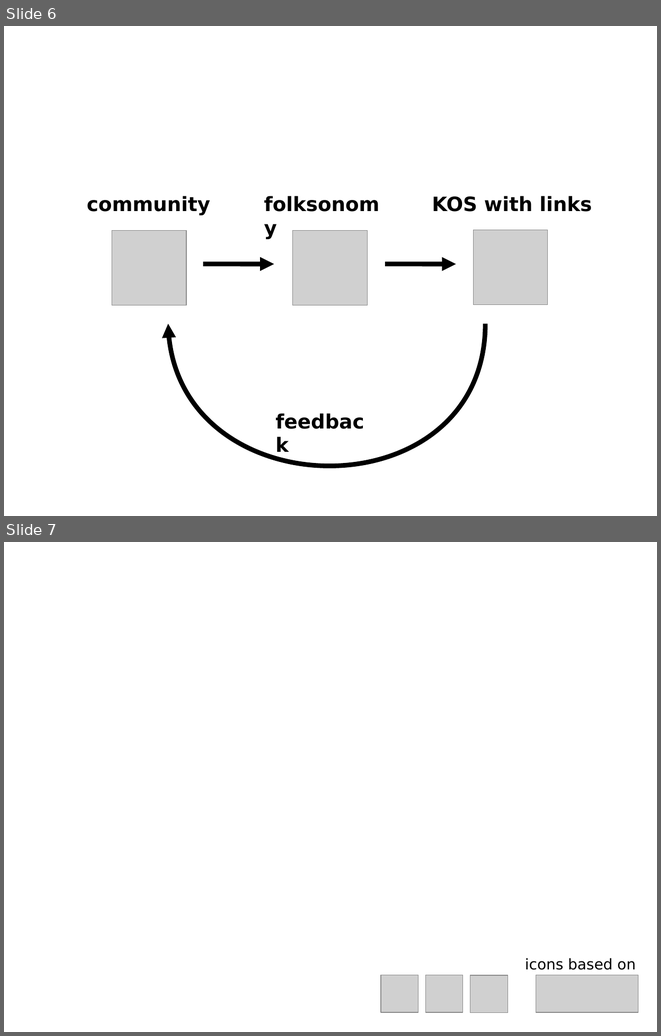
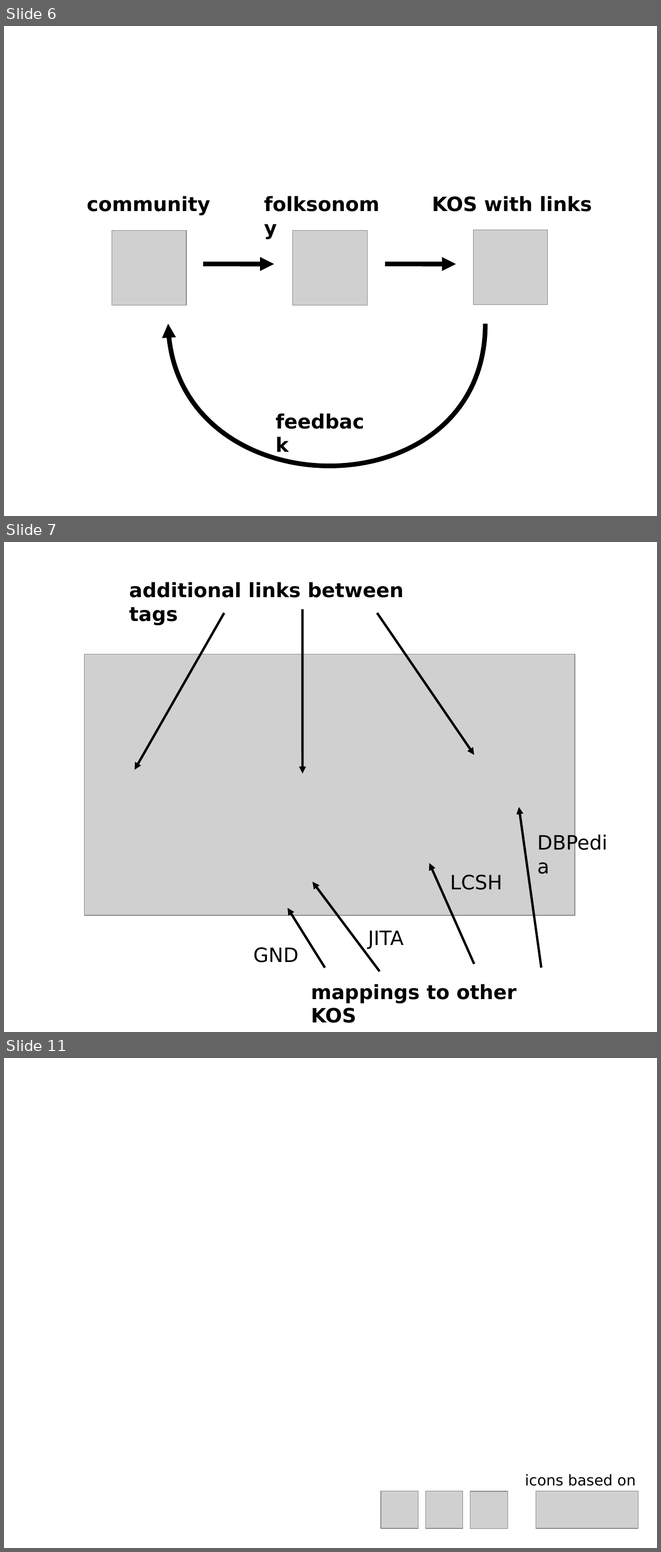
Before and after one commit to jakobib/mtsr2012, a slide deck: img/images.odp. Shown one above the other, each under a label of ours: slides 6 and 7 before the commit, slides 6, 7 and 11 after it; the slides between them are not shown. The pictures are 661x1036 and 661x1552 pixels, drawn with LibreOffice and Linux fonts; fonts in the diff are those of the drawing; grey boxes stand for pictures. Boxes give left, top, right and bottom in pixels: in the first picture for what was removed or moved away, otherwise in the second. Text is boxed around its words. In the diff, an @@ line names an element or a change of style, - is before the commit and + after.

```diff
--- a/img/images.odp
+++ b/img/images.odp
@@ slide 7 added at (x1=4, y1=542, x2=657, y2=1032), background #FFFFFF @@
@@ text added at (x1=129, y1=582, x2=404, y2=625), 24 pt, text #000000, bold @@
+additional links between tags
@@ arrow added from (224, 613) to (134, 769), #000000 2.83 pt @@
@@ arrow added from (302, 609) to (302, 774), #000000 2.83 pt @@
@@ arrow added from (377, 613) to (475, 755), #000000 2.83 pt @@
@@ picture added at (x1=84, y1=654, x2=575, y2=915) @@
@@ arrow added from (541, 968) to (519, 807), #000000 2.83 pt @@
@@ text added at (x1=532, y1=827, x2=625, y2=859), 24 pt, text #000000 @@
+DBPedia
@@ arrow added from (475, 964) to (430, 863), #000000 2.83 pt @@
@@ text added at (x1=450, y1=874, x2=502, y2=890), 24 pt, text #000000 @@
+LCSH
@@ arrow added from (380, 971) to (312, 882), #000000 2.83 pt @@
@@ arrow added from (325, 968) to (288, 908), #000000 2.83 pt @@
@@ text added at (x1=368, y1=930, x2=404, y2=949), 24 pt, text #000000 @@
+JITA
@@ text added at (x1=253, y1=947, x2=298, y2=962), 24 pt, text #000000 @@
+GND
@@ text added at (x1=311, y1=983, x2=517, y2=1023), 24 pt, text #000000, bold @@
+mappings to other KOS
@@ what was slide 7 is now slide 11 @@
```
Also in this commit, not shown: 3 other slides added, 9 other files.
